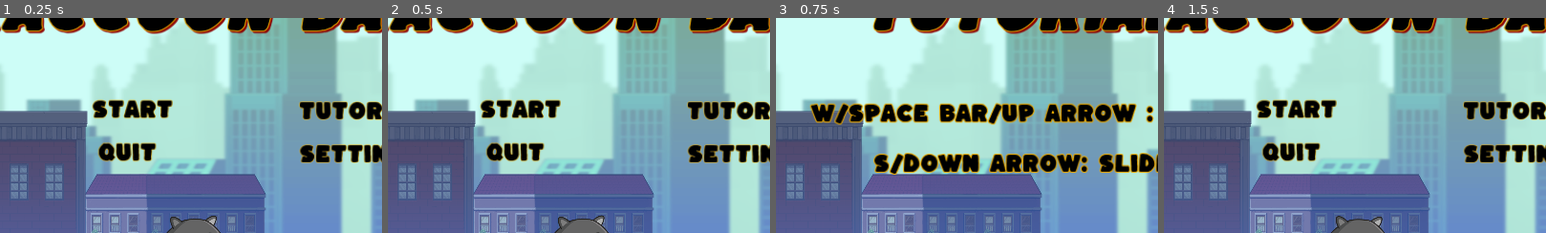
Above: before the commit, frames 1-4 (left to right).
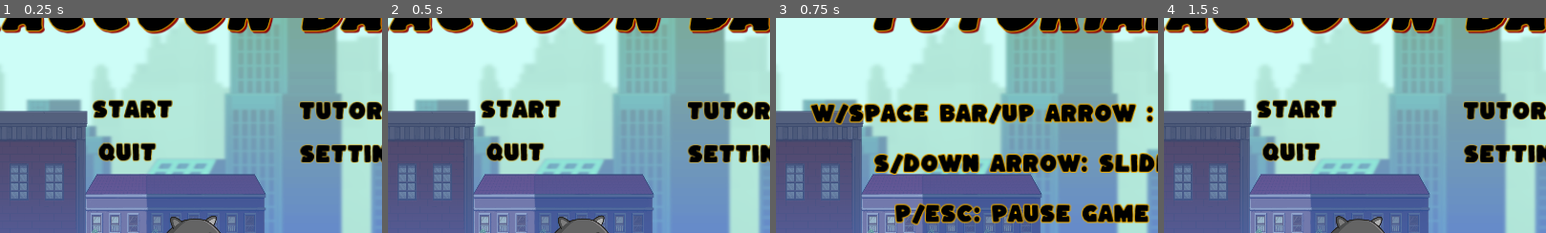
Above: after the commit, the same moments.

Repository: plagunas2/RaccoonBandit
Game: Godot game, scene res://Scenes/Menus/Mainmenu.tscn
Same seed, same stepped clock (60 frames per second), same inputs: the game is played once before the commit and once after it. The engine's default icon, where the game draws it, is replaced by a stand-in: a white triangle on a blue panel in a dark square.
Inputs:
- Up to frame 1 (0.25 s): no input
- Up to frame 2 (0.5 s): no input
- Up to frame 3 (0.75 s): click "Tutorial" at 0.5 s
- Up to frame 4 (1.5 s): click "back" at 1.25 s
The pictures show only the part of the screen within x 18-68%, y 24-74%; the shares and areas given below are measured in that part.

Frames 1-2 are identical in both runs. In frame 3, 5.1% of the frame differs, in the area x 31-98%, y 85-97%; in frame 4, nothing differs.

Commit message:
new tutorial

Diff:
--- a/RaccoonBandit_prototype1/Scenes/Menus/pause_menu.tscn
+++ b/RaccoonBandit_prototype1/Scenes/Menus/pause_menu.tscn
@@ -58,6 +58,7 @@
 flat = true
 
 [node name="settings_button" type="Button" parent="GridContainer"]
+visible = false
 layout_mode = 2
 theme = SubResource("Theme_itons")
 theme_type_variation = &"FlatButton"
--- a/RaccoonBandit_prototype1/Scenes/Menus/tutorial_page.tscn
+++ b/RaccoonBandit_prototype1/Scenes/Menus/tutorial_page.tscn
@@ -82,6 +82,8 @@
 text = "w/space bar/up arrow : jump
 
 s/down arrow: slide
+
+p/esc: pause game
 "
 horizontal_alignment = 1
 
